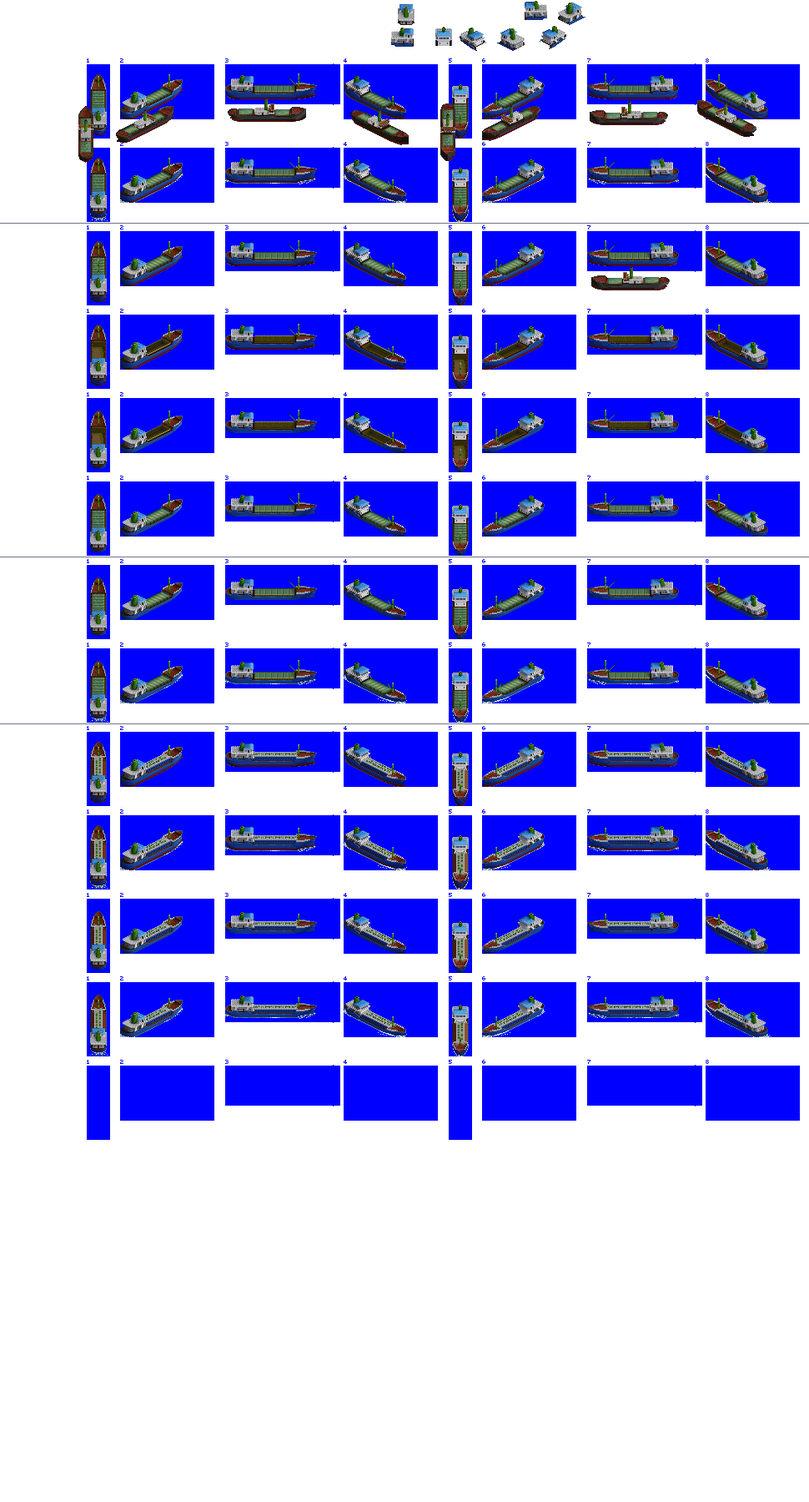
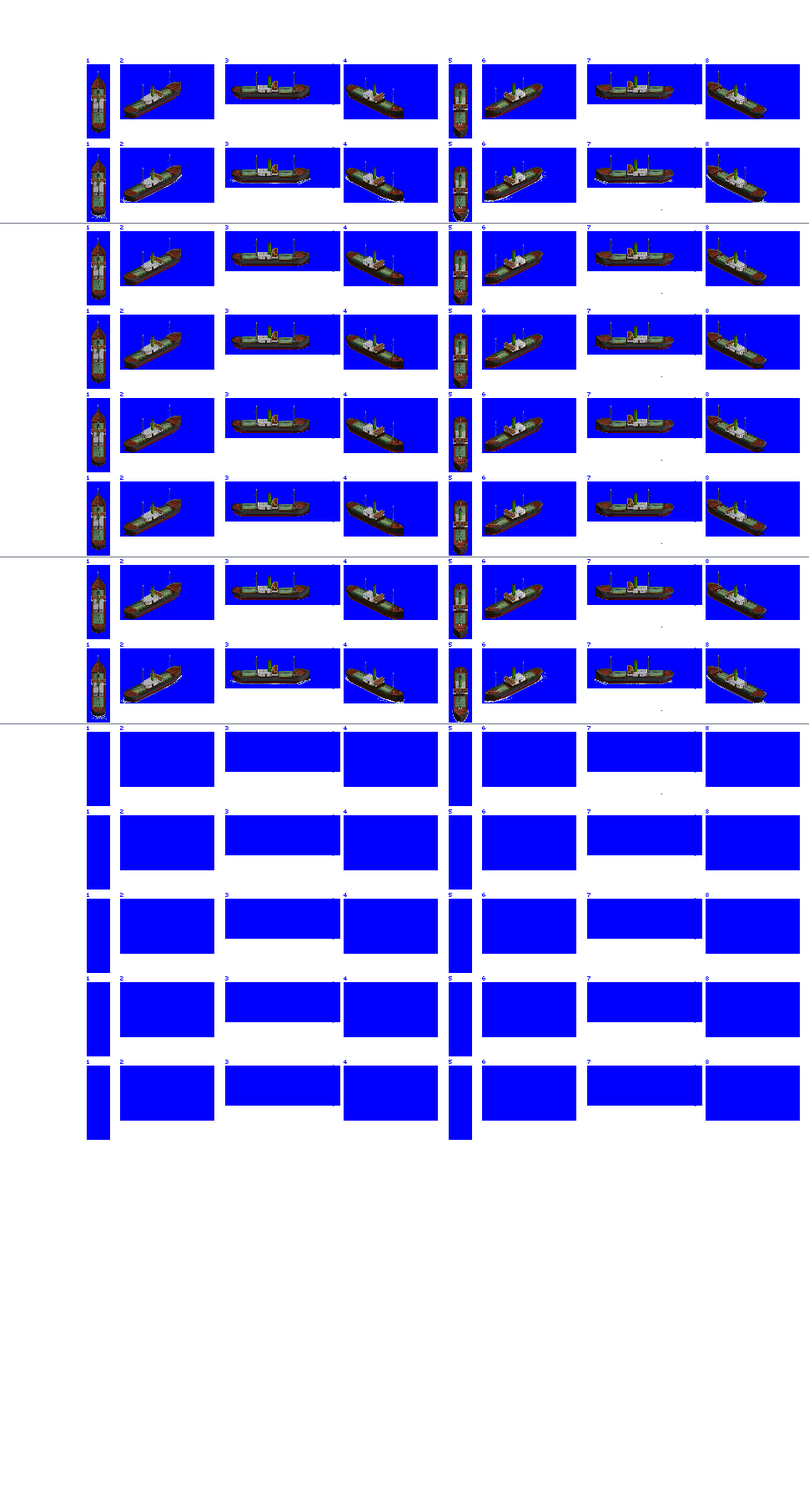
Two versions of the same layered image (809 × 1502). Layer-by-layer changes:
removed layer "gen 1 coaster" over [78, 97, 757, 291]
painted on "prop / bow wash" over [90, 171, 772, 1057]
removed layer "cranes" (was dissolve) over [97, 73, 726, 1046]
added layer "Mast overlay" above "coaster" over [95, 70, 756, 795]
added layer "coaster" above "Hatch Covers" over [90, 75, 767, 722]
hid "Hatch Covers" over [91, 85, 743, 710]
hid "tanker" over [90, 750, 744, 1045]
removed layer "house with improved lighting" over [90, 0, 769, 1049]
hid "HoldOverlay" over [91, 251, 743, 543]
removed layer "Small Coaster" over [90, 74, 769, 1057]
